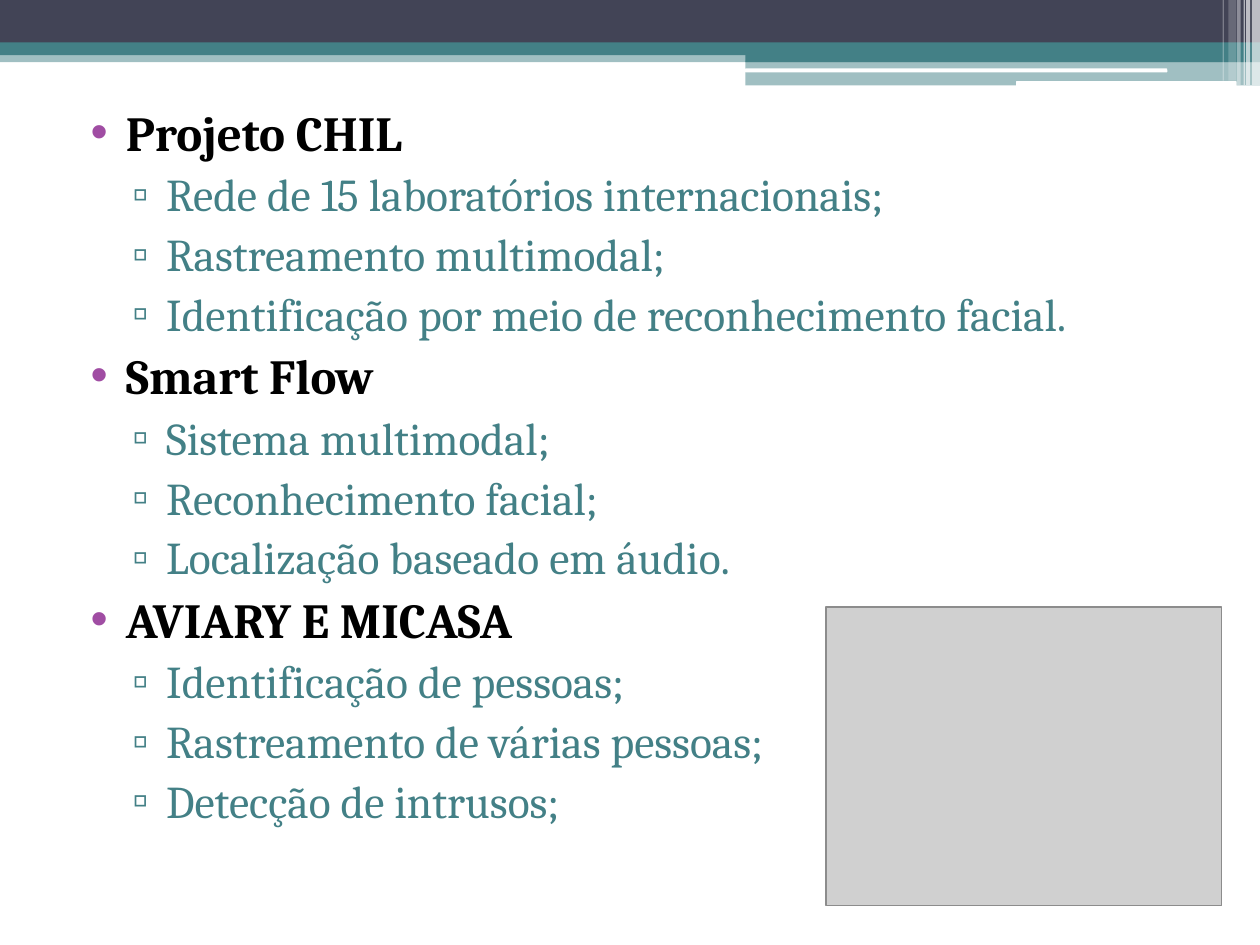
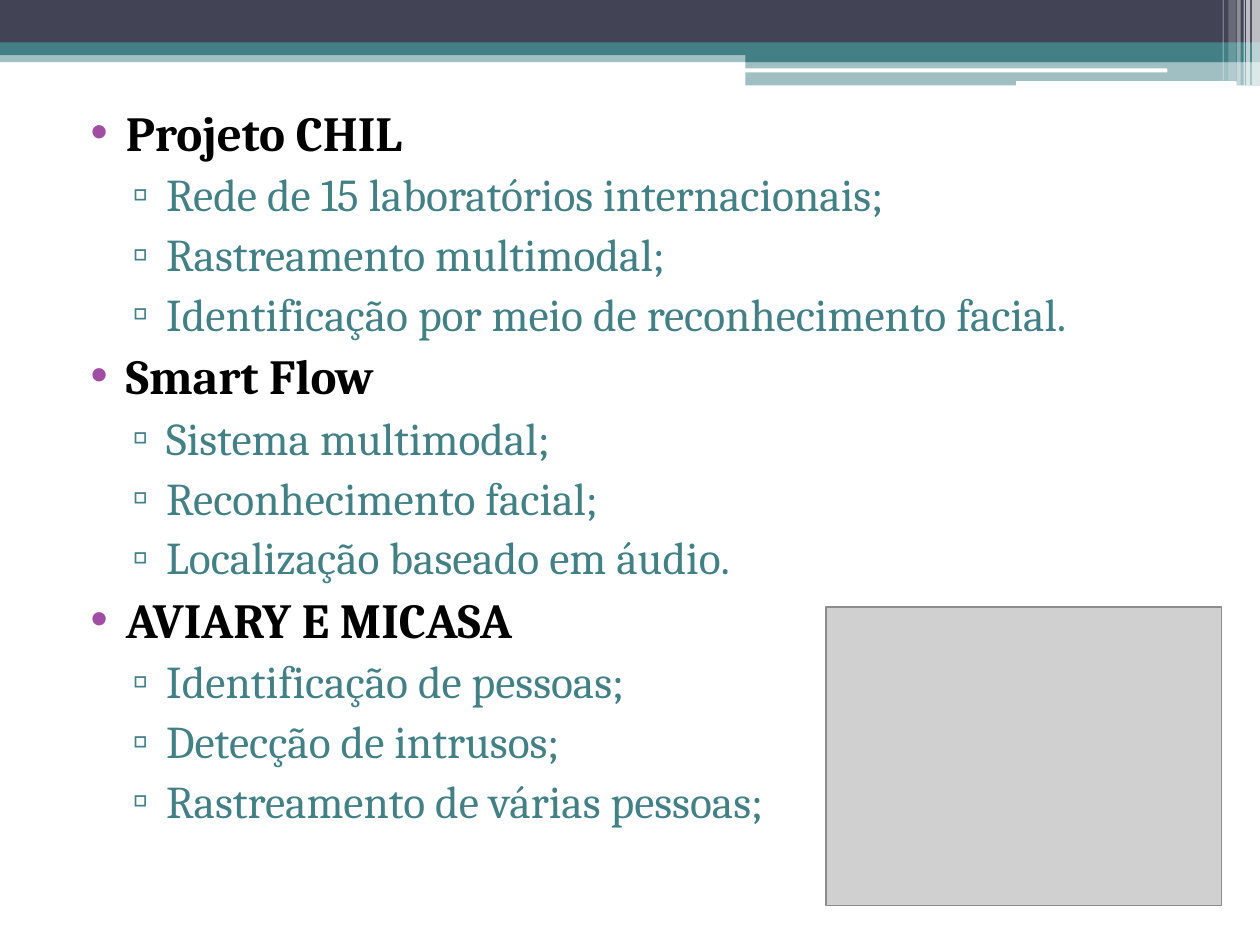
Before and after one commit to talesporto/Artigo-TRUE-SBCUP, a slide deck: slide 18 of apresentacao/ApresentacaoSBCUP.pptx. Drawn at 1260x945 pixels with LibreOffice and Linux fonts; fonts in the diff are those of the drawing; grey boxes stand for pictures. Boxes give left, top, right and bottom in pixels: in the first picture for what was removed or moved away, otherwise in the second. Text is boxed around its words. In the diff, an @@ line names an element or a change of style, - is before the commit and + after.

```diff
--- a/apresentacao/ApresentacaoSBCUP.pptx
+++ b/apresentacao/ApresentacaoSBCUP.pptx
@@ text at bbox=[166, 726, 559, 768]: paragraph added @@
+  ▫ Detecção de intrusos;
@@ text at bbox=[166, 786, 559, 828]: paragraph removed @@
-  ▫ Detecção de intrusos;
```
Also in this commit, not shown: 2 other slides changed, 1 other file.
